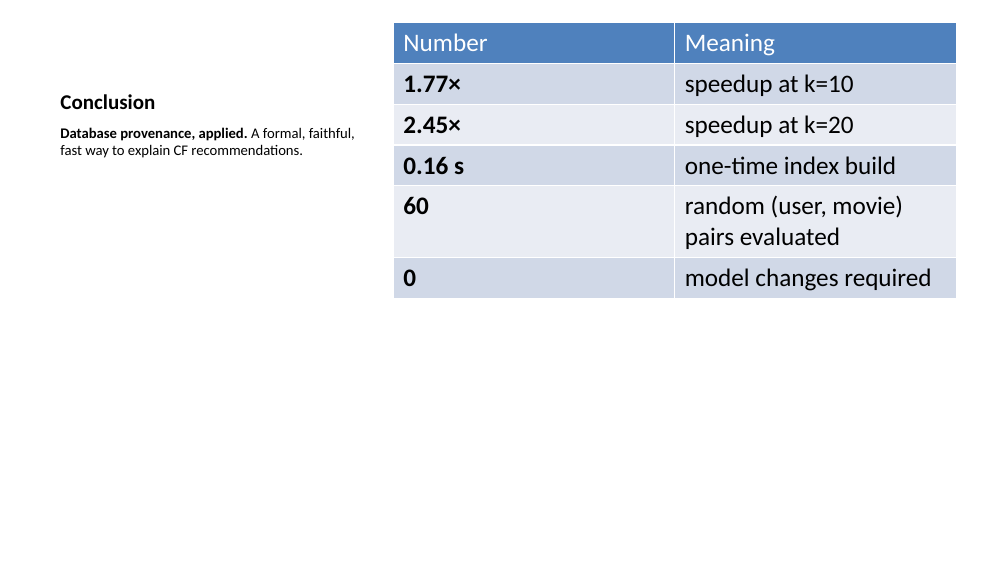
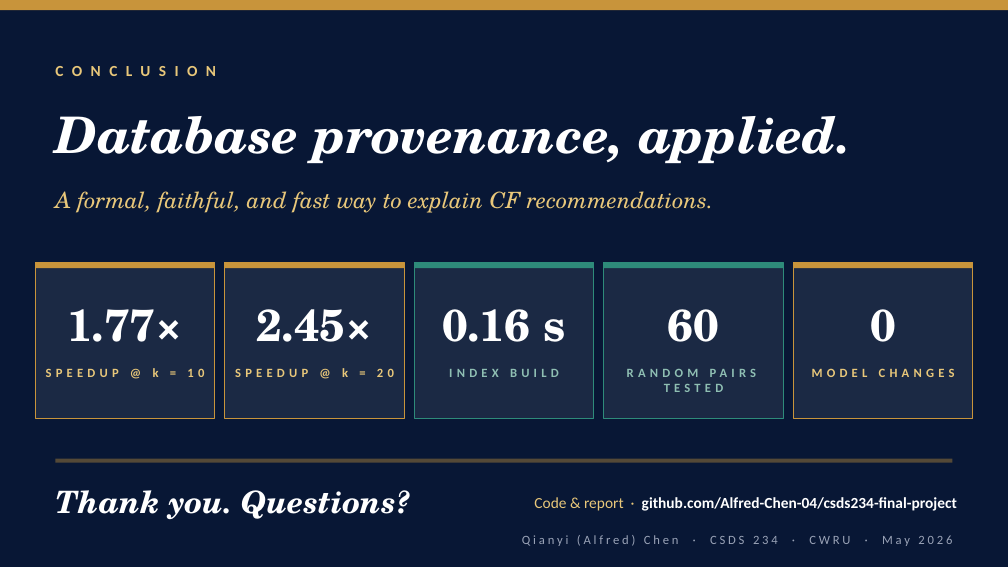
Before and after one commit to Alfred-Chen-04/csds234-final-project, a slide deck: slide 10 of CSDS234_Qianyi_slides.pptx (slide 16 before the commit). Drawn at 1008x567 pixels with LibreOffice and Linux fonts; fonts in the diff are those of the drawing. Boxes give left, top, right and bottom in pixels: in the first picture for what was removed or moved away, otherwise in the second. Text is boxed around its words. In the diff, an @@ line names an element or a change of style, - is before the commit and + after.

```diff
--- a/CSDS234_Qianyi_slides.pptx
+++ b/CSDS234_Qianyi_slides.pptx
@@ background #FFFFFF to #081735 @@
@@ rectangle added at <box>0,0,1008,10</box>, fill #C8943B @@
@@ table removed at <box>393,22,956,505</box>, 6 rows, 2 columns @@
-Number | Meaning
-1.77× | speedup at k=10
-2.45× | speedup at k=20
-0.16 s | one-time index build
-60 | random (user, movie) pairs evaluated
-0 | model changes required
@@ text "CONCLUSION" at <box>55,55,963,86</box>: vertical alignment bottom to middle @@
@@ text added at <box>55,116,850,164</box>, 36 pt, text #FFFFFF, bold, italic @@
+Database provenance, applied.
@@ text at <box>60,94,155,109</box>: text changed; size 15 to 11 pt; text colour #000000 to #E8C77A @@
-Conclusion
+CONCLUSION
@@ text "A formal, faithful, and fast ..." at <box>55,191,714,213</box>: vertical alignment top to middle @@
@@ text at <box>55,191,714,213</box>: text changed; size 10.5 to 16 pt; font Calibri to TeX Gyre Schola; text colour #000000 to #E8C77A; italic on @@
-Database provenance, applied. A formal, faithful, fast way to explain CF recommendations.
+A formal, faithful, and fast way to explain CF recommendations.
@@ rectangle added at <box>35,262,215,418</box>, fill #FFFFFF at 8% opacity, outline #C8943B 0.5 pt @@
@@ rectangle added at <box>35,262,215,268</box>, fill #C8943B @@
@@ rectangle added at <box>225,262,404,418</box>, fill #FFFFFF at 8% opacity, outline #C8943B 0.5 pt @@
@@ rectangle added at <box>225,262,404,268</box>, fill #C8943B @@
@@ rectangle added at <box>414,262,594,418</box>, fill #FFFFFF at 8% opacity, outline #2E8B7A 0.5 pt @@
@@ rectangle added at <box>414,262,594,268</box>, fill #2E8B7A @@
@@ rectangle added at <box>604,262,783,418</box>, fill #FFFFFF at 8% opacity, outline #2E8B7A 0.5 pt @@
@@ rectangle added at <box>604,262,783,268</box>, fill #2E8B7A @@
@@ rectangle added at <box>793,262,973,418</box>, fill #FFFFFF at 8% opacity, outline #C8943B 0.5 pt @@
@@ rectangle added at <box>793,262,973,268</box>, fill #C8943B @@
@@ text added at <box>67,309,183,342</box>, 32 pt, text #FFFFFF, bold @@
+1.77×
@@ text added at <box>256,309,373,342</box>, 32 pt, text #FFFFFF, bold @@
+2.45×
@@ text added at <box>442,309,565,342</box>, 32 pt, text #FFFFFF, bold @@
+0.16 s
@@ text added at <box>668,309,719,342</box>, 32 pt, text #FFFFFF, bold @@
+60
@@ text added at <box>870,309,896,342</box>, 32 pt, text #FFFFFF, bold @@
+0
@@ text added at <box>46,368,204,377</box>, 9 pt, text #E8C77A, bold @@
+SPEEDUP @ k = 10
@@ text added at <box>235,368,394,377</box>, 9 pt, text #E8C77A, bold @@
+SPEEDUP @ k = 20
@@ text added at <box>449,369,559,377</box>, 9 pt, text #8FBFB3, bold @@
+INDEX BUILD
@@ text added at <box>627,369,757,392</box>, 9 pt, text #8FBFB3, bold @@
+RANDOM PAIRS TESTED
@@ text added at <box>812,368,955,377</box>, 9 pt, text #E8C77A, bold @@
+MODEL CHANGES
@@ rectangle added at <box>55,459,953,463</box>, fill #C8943B at 40% opacity @@
@@ text added at <box>55,490,411,519</box>, 22 pt, text #FFFFFF, bold, italic @@
+Thank you. Questions?
@@ text added at <box>534,497,957,511</box>, 11 pt, text #FFFFFF, bold @@
+Code & report · github.com/Alfred-Chen-04/csds234-final-project
@@ text added at <box>522,535,952,546</box>, 9 pt, text #9AA3B7 @@
+Qianyi (Alfred) Chen · CSDS 234 · CWRU · May 2026
```
Also in this commit, not shown: 8 other slides changed, 1 slide added, 8 slides removed, 6 other files.
